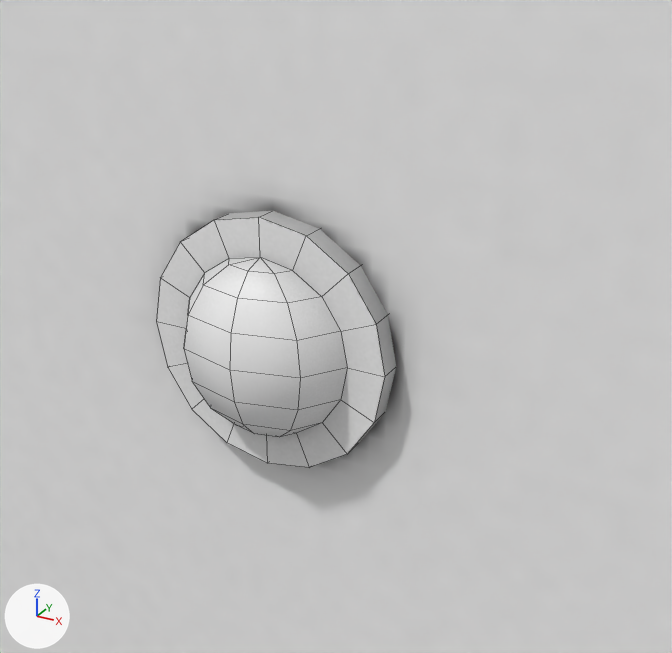
What one commit did to the Blender file Models/doors/door.blend.
Before and after are seen from a camera (50 mm lens) standing at (0.051, -0.108, 0.629) and looking at (0.007, -0.028, 0.589). The axes (+X, +Y, +Z) are drawn at lower left. The lights are the same throughout. Mesh edges are drawn as thin lines.

In view in the first picture: 'base', 'peephole'.
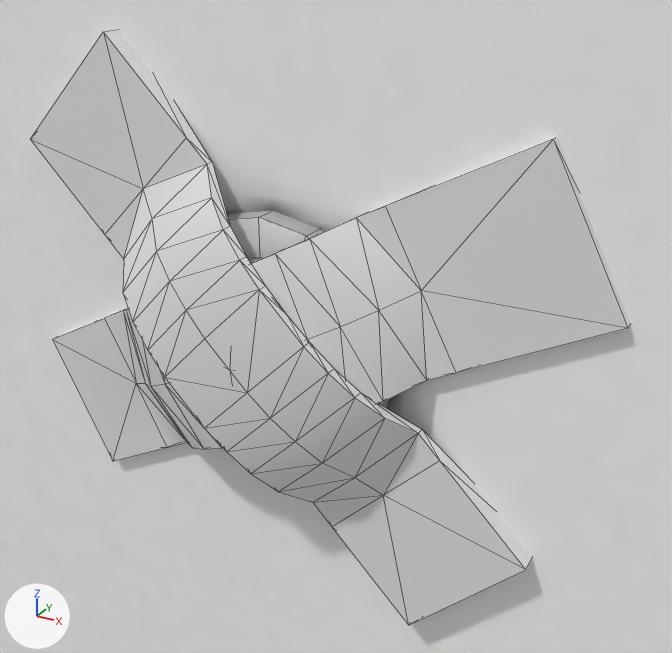
Commit message: add the ability to close the peephole with insulating tape

What differs and where, as boxes (x1, y1, x2, y2) in the pictures (672 x 653 px):
'tape', added: after (30, 29, 630, 625)
'peephole', unchanged, covered by the edit: before (156, 211, 396, 468); after (227, 211, 388, 408)

Diff of the bpy script that builds the scene:
```diff
--- a/Models/doors/door.blend.py
+++ b/Models/doors/door.blend.py
@@ me_cube @@
+me_cube.from_pydata(...)  # 126 vertices, 202 faces; spans x -0.0332..0.0373, y -0.009..0.003, z -0.0313..0.0311
+me_cube.polygons.foreach_set('use_smooth', [True] * 202)
@@ ob_tape @@
+ob_tape = bpy.data.objects.new('tape', me_cube)
+ob_tape.location = (-0.0002, -0.029, 0.5869)
```
